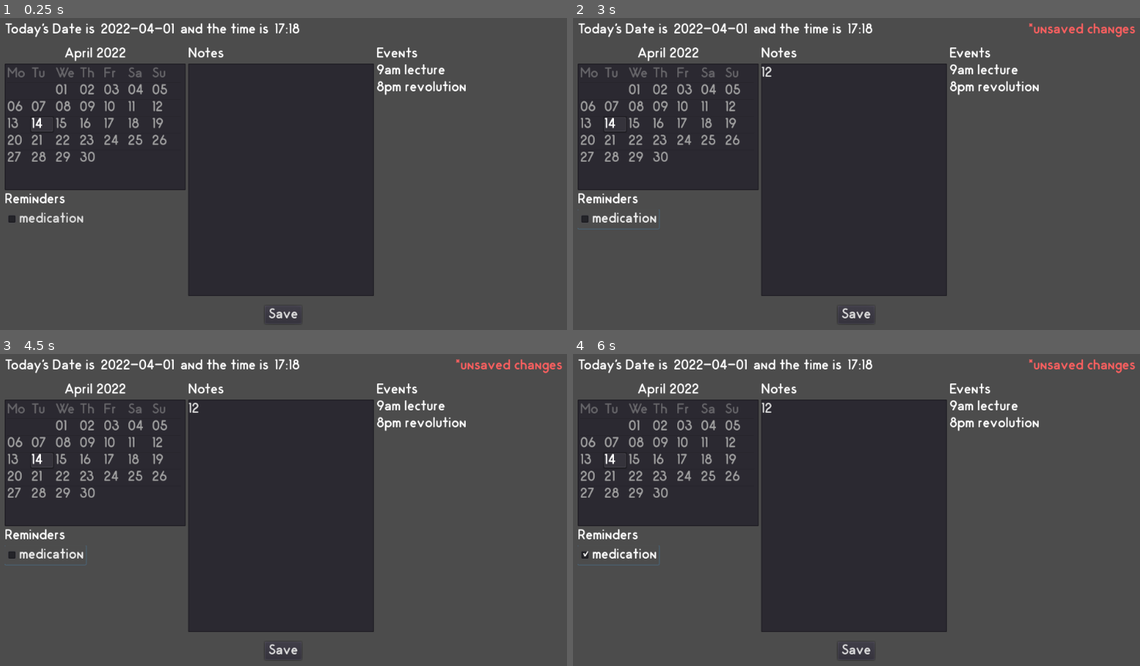
Above: before the commit, frames 1-4 (two rows, left to right).
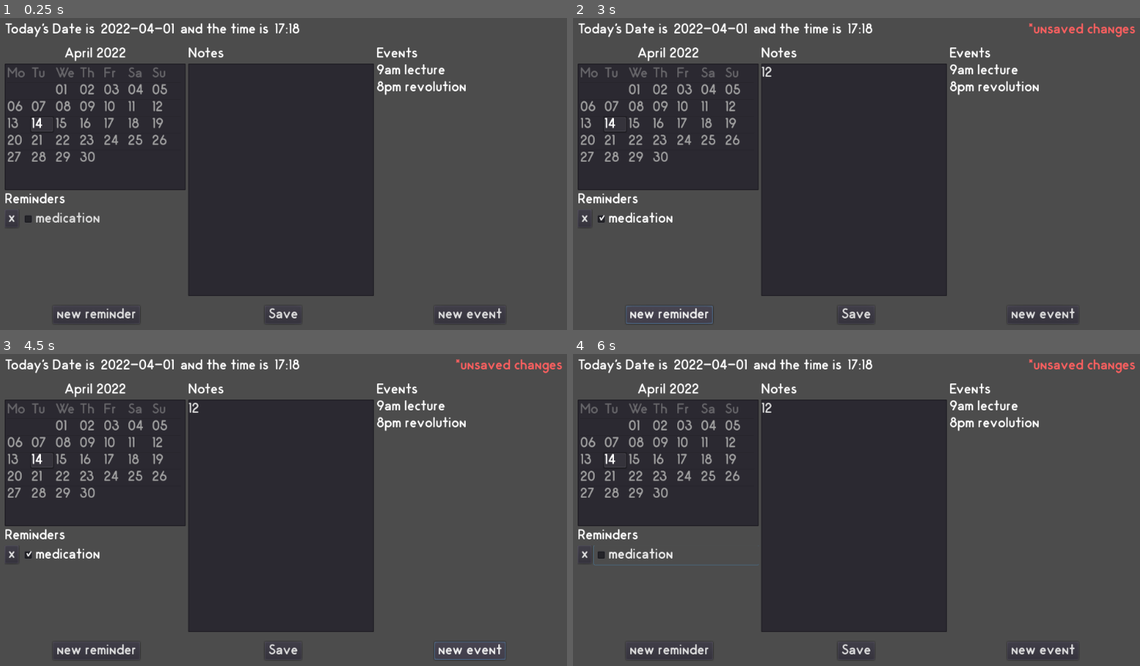
Above: after the commit, the same moments.

Repository: k4gi/planner
Game: Godot game, scene res://Frontpage.tscn
Same seed, same stepped clock (60 frames per second), same inputs: the game is played once before the commit and once after it.
Inputs (mouse positions are in pixels of both pictures, inside the frame that each line leads up to):
- Up to frame 1 (0.25 s): no input
- Up to frame 2 (3 s): click (856, 180) at 0.52 s; type "12" at 0.6 s; click "medication" at 1.25 s; click (584, 217) at 2 s, where only the run after the commit has a clickable "x"; click (669, 314) at 2.75 s, where only the run after the commit has a clickable "new reminder"
- Up to frame 3 (4.5 s): click (96, 650) at 3.5 s, where only the run after the commit has a clickable "new reminder"; click (470, 650) at 4.25 s, where only the run after the commit has a clickable "new event"
- Up to frame 4 (6 s): click (1043, 650) at 5 s, where only the run after the commit has a clickable "new event"; click "medication" at 5.75 s

The runs differ from the first frame. In frame 1, 0.7% of the frame differs, in the area x 1-89%, y 62-98%; in frame 2, 0.8%, in the area x 0-89%, y 61-99%; in frame 3, 0.8%; in frame 4, 0.7%.

Commit message:
tweak ui layout. next is more code

Diff:
--- a/Frontpage.tscn
+++ b/Frontpage.tscn
@@ -130,12 +130,28 @@
 size_flags_vertical = 3
 
 [node name="VBoxReminders" type="VBoxContainer" parent="Margin/VBox/HBoxBody/VBoxLeft/Scroll"]
-margin_right = 135.0
+margin_right = 300.0
+margin_bottom = 144.0
+size_flags_horizontal = 3
+size_flags_vertical = 3
+
+[node name="HBox" type="HBoxContainer" parent="Margin/VBox/HBoxBody/VBoxLeft/Scroll/VBoxReminders"]
+margin_right = 300.0
 margin_bottom = 32.0
-
-[node name="ReminderCheck" type="CheckBox" parent="Margin/VBox/HBoxBody/VBoxLeft/Scroll/VBoxReminders"]
-margin_right = 135.0
+size_flags_horizontal = 3
+
+[node name="Delete" type="Button" parent="Margin/VBox/HBoxBody/VBoxLeft/Scroll/VBoxReminders/HBox"]
+margin_right = 23.0
+margin_bottom = 30.0
+size_flags_horizontal = 0
+size_flags_vertical = 0
+text = "x"
+
+[node name="ReminderCheck" type="CheckBox" parent="Margin/VBox/HBoxBody/VBoxLeft/Scroll/VBoxReminders/HBox"]
+margin_left = 27.0
+margin_right = 300.0
 margin_bottom = 32.0
+size_flags_horizontal = 3
 text = "medication"
 
 [node name="VBoxCentre" type="VBoxContainer" parent="Margin/VBox/HBoxBody"]
@@ -214,6 +230,13 @@
 margin_right = 924.0
 margin_bottom = 500.0
 
+[node name="ButtonNewReminder" type="Button" parent="Margin/VBox/HBoxFooter"]
+margin_left = 80.0
+margin_right = 224.0
+margin_bottom = 30.0
+size_flags_horizontal = 6
+text = "new reminder"
+
 [node name="ButtonSave" type="Button" parent="Margin/VBox/HBoxFooter"]
 margin_left = 431.0
 margin_right = 492.0
@@ -221,7 +244,14 @@
 size_flags_horizontal = 6
 text = "Save"
 
+[node name="ButtonNewEvent" type="Button" parent="Margin/VBox/HBoxFooter"]
+margin_left = 712.0
+margin_right = 830.0
+margin_bottom = 30.0
+size_flags_horizontal = 6
+text = "new event"
+
 [connection signal="item_selected" from="Margin/VBox/HBoxBody/VBoxLeft/Calendar" to="." method="_on_Calendar_item_selected"]
-[connection signal="toggled" from="Margin/VBox/HBoxBody/VBoxLeft/Scroll/VBoxReminders/ReminderCheck" to="." method="_on_ReminderCheck_toggled"]
+[connection signal="toggled" from="Margin/VBox/HBoxBody/VBoxLeft/Scroll/VBoxReminders/HBox/ReminderCheck" to="." method="_on_ReminderCheck_toggled"]
 [connection signal="text_changed" from="Margin/VBox/HBoxBody/VBoxCentre/NoteEditor" to="." method="_on_NoteEditor_text_changed"]
 [connection signal="pressed" from="Margin/VBox/HBoxFooter/ButtonSave" to="." method="_on_ButtonSave_pressed"]
